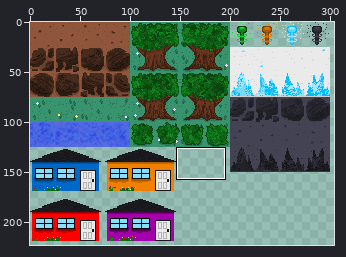
Sprite sheet, stored at assets/tiles.png. The picture above shows the old version from afar; the outline marks the close-up.
Close-up. Before the edit:
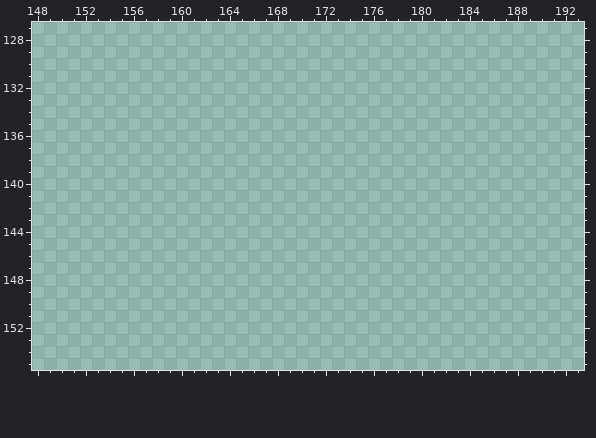
The file is 400x400 pixels. Colours within 5 levels of each other are drawn and written as one. Shown: x 148..193, y 127..155. The wide view leaves out empty margins.
The same view after the edit:
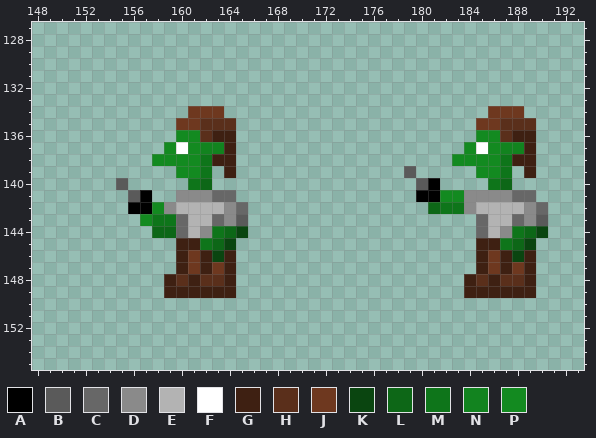
Palette (. is transparent): A #000000  B #5a5a5a  C #676767  D #8a8a8a  E #b3b3b3  F #ffffff  G #3e2012  H #5a2f1b  J #6e381f  K #0a4510  L #0d6717  M #0e751a  N #12831f  P #138a20
Diff:
y 134: x 161..163 ... -> JJJ; x 186..188 ... -> JJJ
y 135: x 160..164 ..... -> JJHHH; x 185..189 ..... -> JJHHH
y 136: x 160..164 ..... -> PPHGG; x 185..189 ..... -> PPHGG
y 137: x 159..164 ...... -> PFPNNG; x 184..189 ...... -> PFPNNG
y 138: x 158..164 ....... -> PPPPMGG; x 183..189 ....... -> PPPPMGG
y 139: x 160..162 ... -> PPM; x 164 . -> G; x 179 . -> B; x 185..187 ... -> PPM; x 189 . -> G
y 140: x 155 . -> B; x 161..162 .. -> ML; x 180..181 .. -> BA; x 186..187 .. -> ML
y 141: x 156..157 .. -> BA; x 160..164 ..... -> DDDCC; x 180..189 .......... -> AAPPDDDDCC
y 142: x 156..165 .......... -> AAPDEEEEDC; x 181..190 .......... -> LMMDEEEEDC
y 143: x 157..165 ......... -> PMMCEECDB; x 185..190 ...... -> CEECDB
y 144: x 158..165 ........ -> LLCEDMLK; x 185..190 ...... -> CEDMLK
y 145: x 160..164 ..... -> GGMLK; x 185..189 ..... -> GGMLK
y 146: x 160..164 ..... -> GJGKG; x 185..189 ..... -> GJGKG
y 147: x 160..164 ..... -> GJGJG; x 185..189 ..... -> GJGJG
y 148: x 159..164 ...... -> GHGHHG; x 184..189 ...... -> GHGHHG
y 149: x 159..164 ...... -> GGGGGG; x 184..189 ...... -> GGGGGG
Boxes around the changes in both close-ups, in picture pixels (x1, y1, x2, y2):
added: (116, 106, 248, 298)
added: (404, 106, 548, 298)
